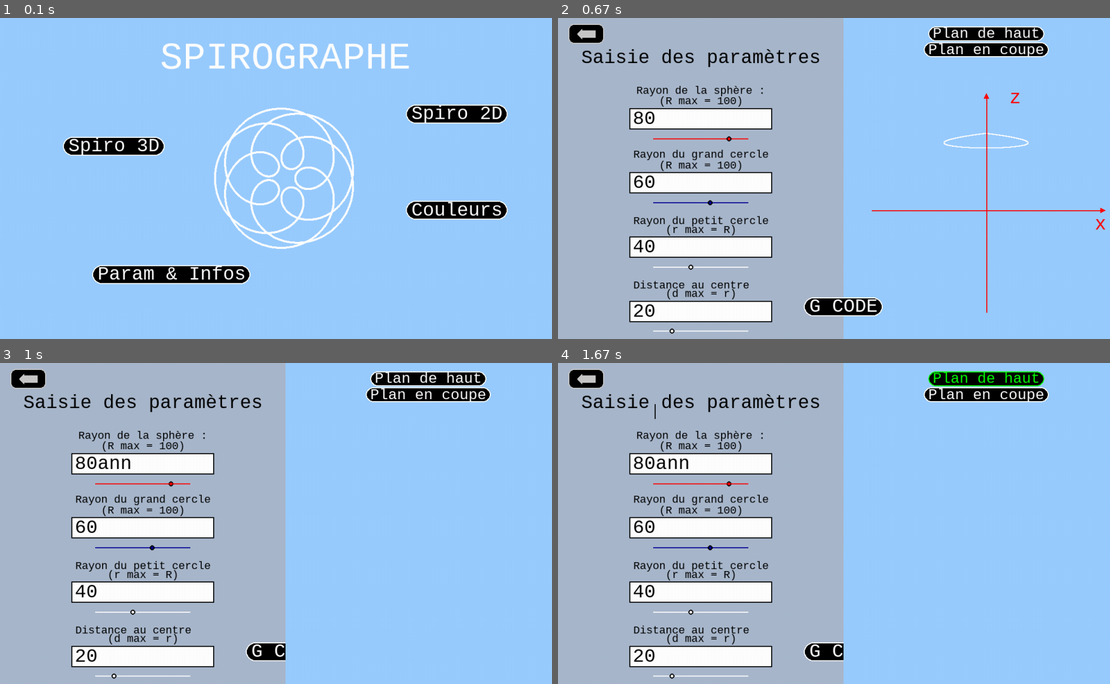
Above: before the commit, frames 1-4 (two rows, left to right).
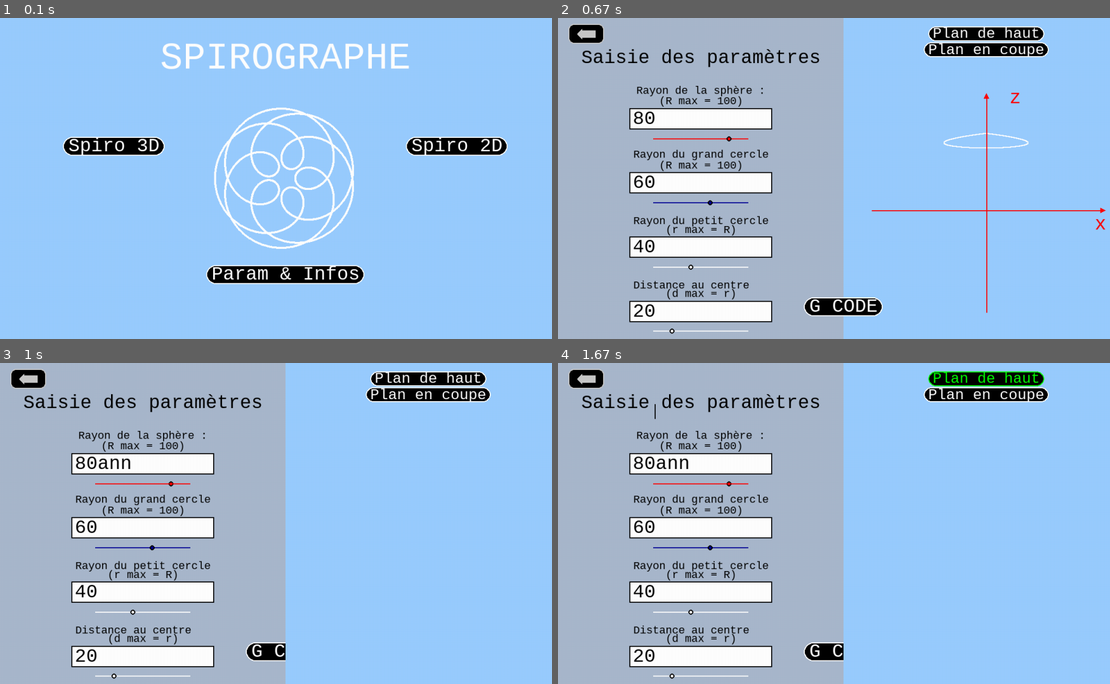
Above: after the commit, the same moments.

Repository: Nashoba1er/SPIROGRAPHE
Game: pygame game, started from logiciel spirographe.py
The game is run twice, just before and just after one commit, with the same random seed, the same clock (stepped at 60 frames per second) and the same inputs.
Inputs (mouse positions are in pixels of both pictures, inside the frame that each line leads up to):
- Up to frame 1 (0.1 s): no input
- Up to frame 2 (0.67 s): press the mouse at (668, 146) at 0.37 s; move the mouse to (784, 197) at 0.47 s; release the mouse at (900, 249) at 0.6 s
- Up to frame 3 (1 s): type "ann" at 0.67 s
- Up to frame 4 (1.67 s): tap Enter at 1, 1.55 s; click "Plan de haut" at 1.27 s

The runs differ from the first frame. In frame 1, 5.9% of the frame differs, in the area x 16-92%, y 26-84%; in frame 2, nothing differs; in frame 3, nothing differs; in frame 4, nothing differs.

Commit message:
menu 1 fini

Diff:
--- a/logiciel spirographe.py
+++ b/logiciel spirographe.py
@@ -775,7 +775,7 @@
     #affiche les boutons sans les considérer commme sélectionné
     bouton_cdc((0,0))
     bouton_cdc3D((0,0))
-    bouton_couleur((0,0))
+    #bouton_couleur((0,0))
     bouton_ede((0,0))
 
 def bouton_cdc(pos):
@@ -795,7 +795,7 @@
     width = police_taille*3/5*(len(message)+1)
     height = police_taille
     pos_x = 8*window_width/10
-    pos_y = 3*window_height/10
+    pos_y = 4*window_height/10
     draw.rect(screen,couleur("BLACK"),[pos_x-(width/2),pos_y-(height/2),width,height],0,20)
     if cursor_x < pos_x+(width/2) and cursor_x > pos_x-(width/2) and cursor_y < pos_y+(height/2) and cursor_y > pos_y-(height/2):
         draw.rect(screen,couleur("GREEN"),[pos_x-(width/2),pos_y-(height/2),width,height],2,20)
@@ -870,7 +870,7 @@
     entrée :
         pos = (x,y) : la position du curseur
     effet :
-        affiche le bouton Ellipse dans Ellipse :
+        affiche le bouton Param & Infos :
             en blanc si le curseur n'est pas dessus
             en vert à l'inverse
     sortie :
@@ -881,7 +881,7 @@
     (cursor_x, cursor_y) = pos
     width = police_taille*3/5*(len(message)+1)
     height = police_taille
-    pos_x = 3*window_width/10
+    pos_x = window_width/2
     pos_y = 8*window_height/10
     draw.rect(screen,couleur("BLACK"),[pos_x-(width/2),pos_y-(height/2),width,height],0,20)
     if cursor_x < pos_x+(width/2) and cursor_x > pos_x-(width/2) and cursor_y < pos_y+(height/2) and cursor_y > pos_y-(height/2):
@@ -1621,7 +1621,6 @@
         if pyEvent.type == MOUSEMOTION :
             bouton_cdc(pyEvent.pos)
             bouton_cdc3D(pyEvent.pos)
-            bouton_couleur(pyEvent.pos)
             bouton_ede(pyEvent.pos)
         if pyEvent.type == MOUSEBUTTONDOWN :
             clic_menu(pyEvent.pos)
